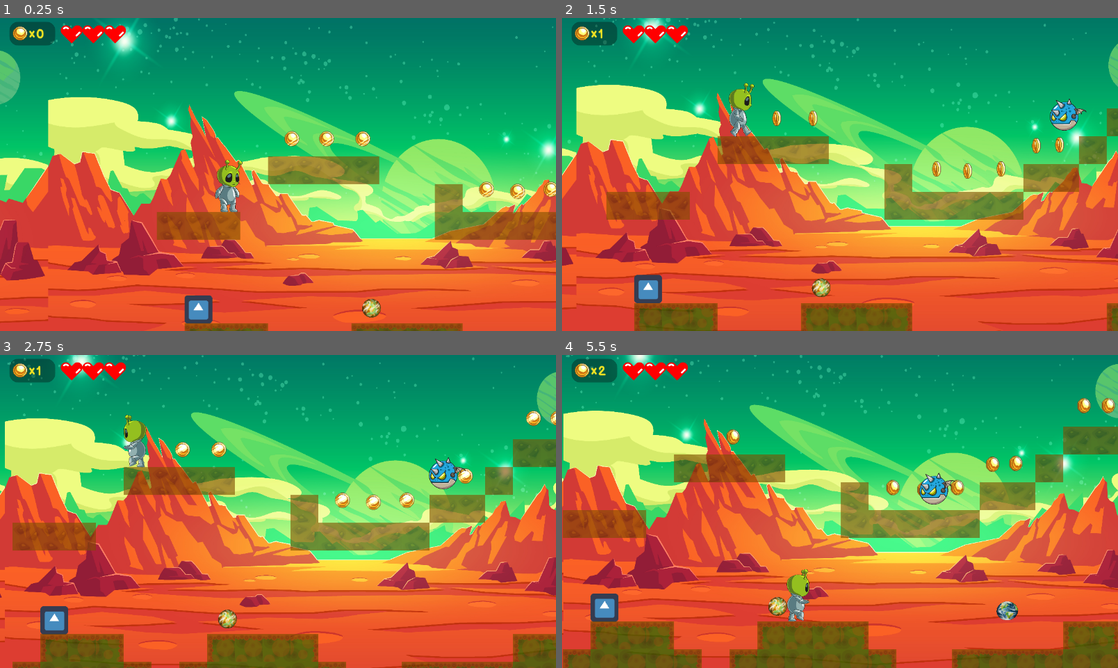
Above: before the commit, frames 1-4 (two rows, left to right).
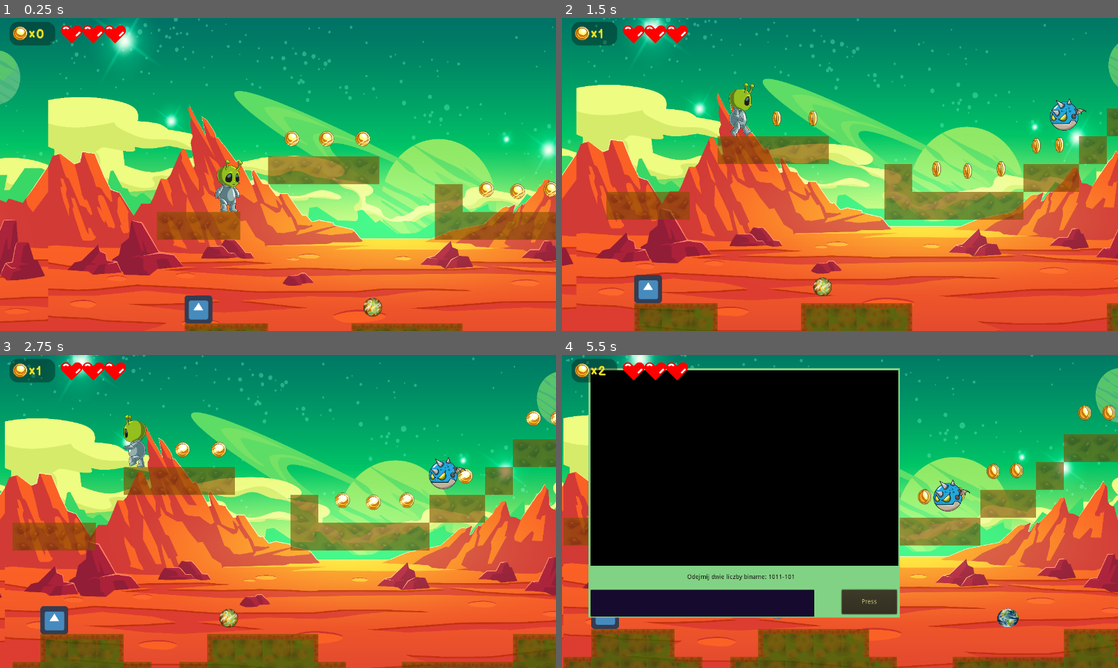
Above: after the commit, the same moments.

Repository: MariiaS3/XingXing
Game: Godot game, scene res://World.tscn
Two runs of this game, one before a commit and one after it. Both use one fixed random seed, a clock stepped at 60 frames per second and the inputs below. The engine's default icon, where the game draws it, is replaced by a stand-in: a white triangle on a blue panel in a dark square.
Inputs:
- Up to frame 1 (0.25 s): no input
- Up to frame 2 (1.5 s): hold Alt (reward) 0.53-1.28 s; hold Right (ui_right) from 0.53 s (still down); tap Up (ui_up) at 0.77 s; tap Alt (reward) at 1.35 s
- Up to frame 3 (2.75 s): tap Up (ui_up) at 1.52 s; release Right (ui_right) at 2.03 s; hold Left (ui_left) from 2.03 s (still down); hold Alt (reward) from 2.03 s (still down)
- Up to frame 4 (5.5 s): release Left (ui_left) at 2.78 s; release Alt (reward) at 2.78 s; hold Right (ui_right) 2.78-4.28 s; tap Alt (reward) at 2.85, 4.35 s; tap Up (ui_up) at 3.02, 3.77, 4.52 s; hold Alt (reward) 3.53-4.28 s; hold Left (ui_left) 4.28-5.03 s; hold Right (ui_right) from 5.03 s (still down); hold Alt (reward) from 5.03 s (still down)

The runs differ from the first frame. In frame 1, 0.2% of the frame differs, in the area x 65-69%, y 89-96%; in frame 2, 0.2%; in frame 3, 0.2%; in frame 4, 60%, in the area x 0-100%, y 0-100%.
Error before the commit: Invalid set index 'position' (on base: 'null instance') with value of type 'Vector2'. (res://Grid.gd:12)

Commit message:
Revert "."
This reverts commit 3255feca49987ad69b674d3132ad28793a048022.

Diff:
--- a/XingXing/Grid.gd
+++ b/XingXing/Grid.gd
@@ -9,17 +9,14 @@
 	rng.randomize()
 	rndX = rng.randi_range(200, 50)
 	rndY = rng.randi_range(30, 30)
-	$Sudoku.position = Vector2(rndX, rndY)
-	PauseTime.connect("timeout",$Sudoku,"_on_Timer_timeout()")
+	$Wiesielec.position = Vector2(rndX, rndY)
+	PauseTime.connect("timeout",$Wiesielec,"_on_Timer_timeout()")
 
 func _on_Timer_timeout():
-	$Sudoku.visible = !$Sudoku.visible
-	if PlayerData.sudok > 0:
-		$Sudoku/CollisionShape2D.disabled =true
+	$Wiesielec.visible = !$Wiesielec.visible
+	if PlayerData.quize > 0:
+		$Wiesielec/CollisionShape2D.disabled =true
 		queue_free()
 
-
-
-
-func _on_Sudoku_body_entered(body):
-	PlayerData.sudok+=1
+func _on_Wiesielec_body_entered(_body):
+	PlayerData.quize+=1
